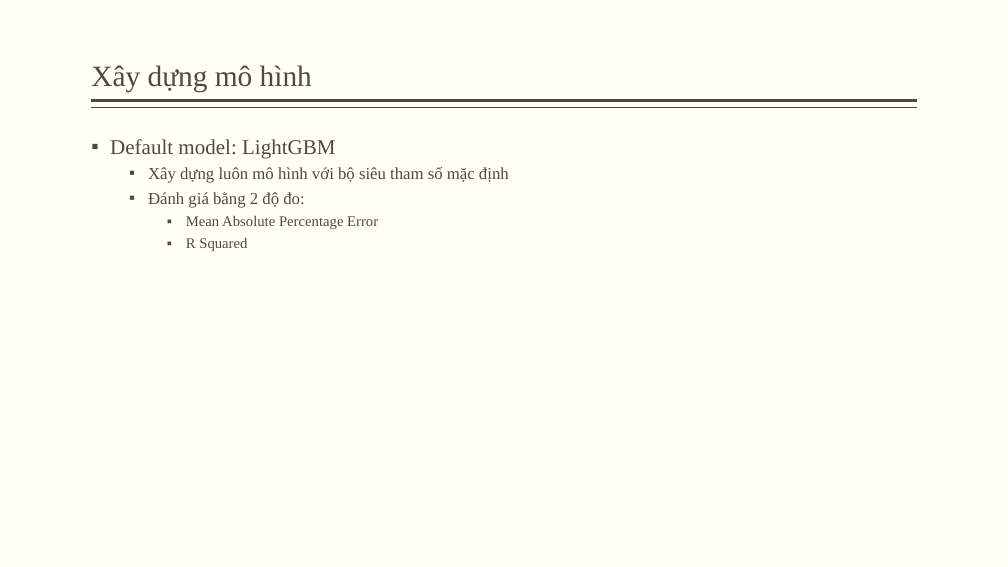
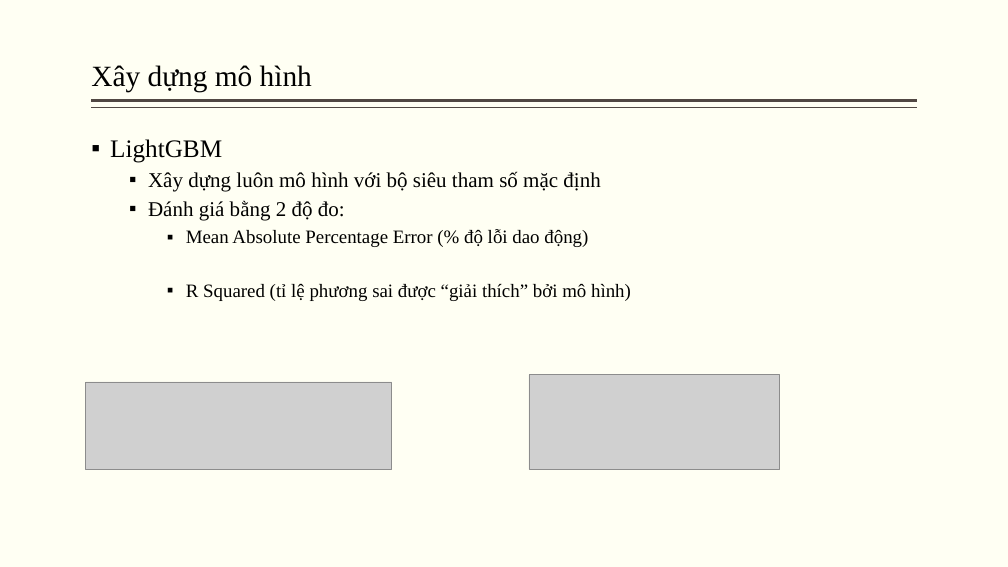
Before and after one commit to Tuan-Lee-23/Data-Science-Final-Project, a slide deck: slide 23 of reports/Slide.pptx (slide 19 before the commit). Drawn at 1008x567 pixels with LibreOffice and Linux fonts; fonts in the diff are those of the drawing; grey boxes stand for pictures. Boxes give left, top, right and bottom in pixels: in the first picture for what was removed or moved away, otherwise in the second. Text is boxed around its words. In the diff, an @@ line names an element or a change of style, - is before the commit and + after.

```diff
--- a/reports/Slide.pptx
+++ b/reports/Slide.pptx
@@ title "Xây dựng mô hình" at [91,65,312,93]: text colour #514843 to #000000 @@
@@ text at [110,139,222,163]: text changed; size 20 to 24 pt; text colour #514843 to #000000 @@
-▪ Default model: LightGBM
+▪ LightGBM
@@ text at [148,171,600,221]: size 16 to 20 pt, text colour #514843 to #000000 in "Xây dựng luôn mô hình với bộ ...", "Đánh giá bằng 2 độ đo:" @@
@@ text at [186,229,631,301]: text changed; size 14 to 18 pt; text colour #514843 to #000000 @@
-    ▪ Mean Absolute Percentage Error
-    ▪ R Squared
+    ▪ Mean Absolute Percentage Error (% độ lỗi dao động)
+    ▪ R Squared (tỉ lệ phương sai được “giải thích” bởi mô hình)
@@ picture added at [86,382,392,470] @@
@@ picture added at [529,375,780,470] @@
```
Also in this commit, not shown: 22 other slides changed, 9 slides added, 8 slides removed.
